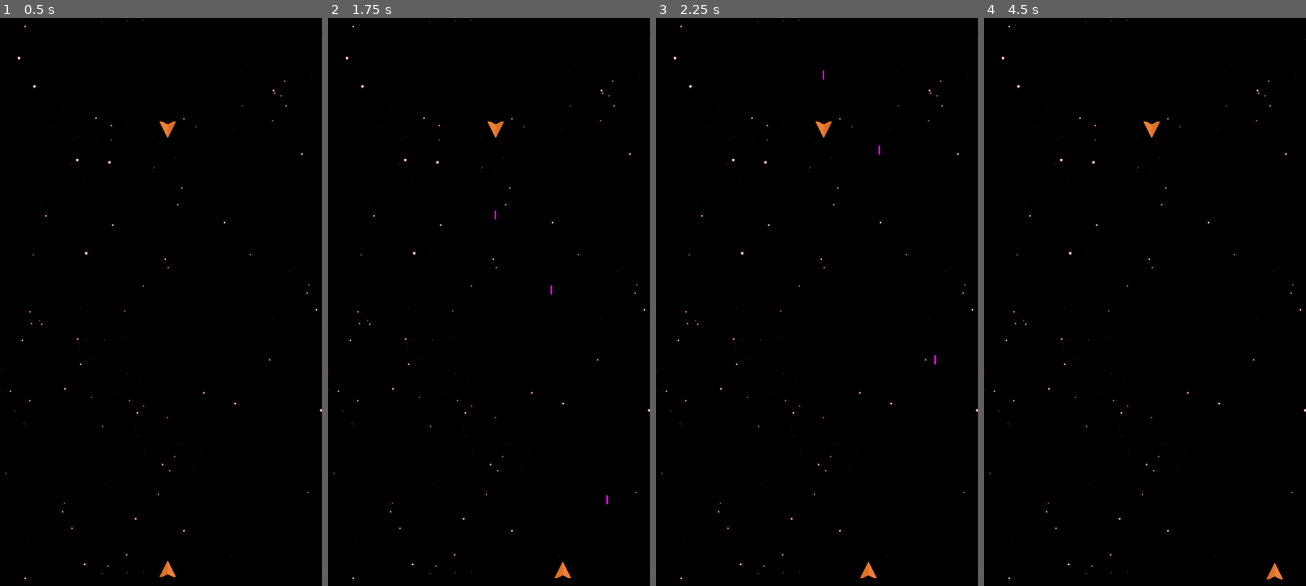
Above: before the commit, frames 1-4 (left to right).
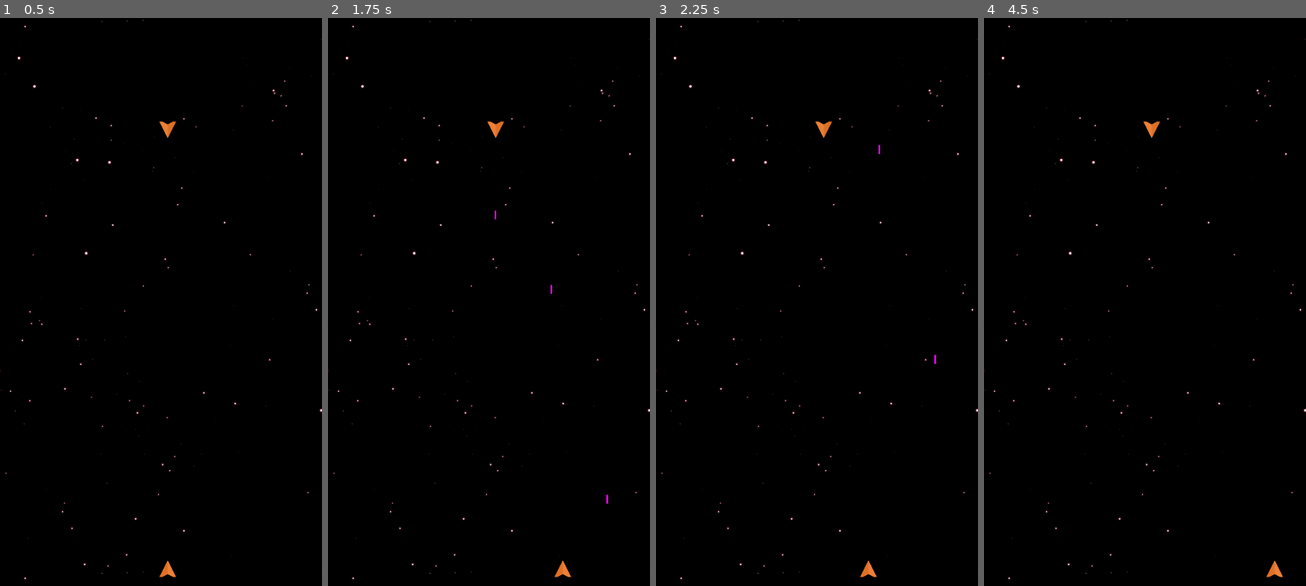
Above: after the commit, the same moments.

Repository: alpanka/SpaceShooter
Game: Godot game, scene res://scenes/main.tscn
Two runs of this game, one before a commit and one after it. Both use one fixed random seed, a clock stepped at 60 frames per second and the inputs below.
Inputs:
- Up to frame 1 (0.5 s): no input
- Up to frame 2 (1.75 s): tap Enter (ui_accept) at 0.5, 0.77, 1.52 s; hold Right (ui_right) 0.53-1.28 s; hold Left (ui_left) from 1.28 s (still down)
- Up to frame 3 (2.25 s): release Left (ui_left) at 2.03 s; hold Right (ui_right) from 2.03 s (still down)
- Up to frame 4 (4.5 s): tap Enter (ui_accept) at 2.75, 3.02, 3.5, 3.77, 4.25 s; release Right (ui_right) at 3.53 s; hold Left (ui_left) from 3.53 s (still down)

Frame 1 is identical in both runs. In frame 2, less than 0.1% of the frame differs, in the area x 69-88%, y 46-99%; in frame 3, less than 0.1%; in frame 4, less than 0.1%, in the area x 87-93%, y 95-99%.

Commit message:
Hitbox and Hurtbox
Turned auto collision shape set off. Adjust shapes individually.

Diff:
--- a/modules/components/health_component.gd
+++ b/modules/components/health_component.gd
@@ -3,7 +3,7 @@
 
 signal damage_received(health: int, damage: int)
 
-@export var auto_define_collision: bool = true
+@export var auto_define_collision: bool = false
 @onready var hurtbox_area: CollisionShape2D = $HurtboxArea
 
 var actor: CharacterBody2D
@@ -13,6 +13,16 @@
 
 func _ready() -> void:
 	_initialize_component()
+
+
+## Apply damage on health.
+func take_damage(damage_amount: int) -> void:
+	health_current = max(health_current - damage_amount, 0)
+	damage_received.emit(health_current, damage_amount)
+
+	## Die when health 0
+	if health_current == 0:
+		_actor_death()
 
 
 ## Initial setup
@@ -54,7 +64,7 @@
 	hurtbox_area.global_position = actor_collision_area.global_position
 
 
-func take_damage(damage_amount: int) -> void:
-	health_current = min(health_current - damage_amount, 0)
-	damage_received.emit(health_current, damage_amount)
-	print(self, " ", damage_amount)
+## Handle actor death
+func _actor_death() -> void:
+	print(actor, " Died!")
+	actor.queue_free()
--- a/modules/components/hitbox_component.gd
+++ b/modules/components/hitbox_component.gd
@@ -1,7 +1,7 @@
 class_name HitboxComponent
 extends Area2D
 
-@export var auto_define_collision: bool = true
+@export var auto_define_collision: bool = false
 
 @onready var hitbox_area: CollisionShape2D = $HitboxArea
 
@@ -68,3 +68,10 @@
 
 	area = area as HealthComponent
 	area.take_damage(damage_amount)
+
+	## Remove hitbox object
+	_remove_damaging_object()
+
+
+func _remove_damaging_object() -> void:
+	actor.queue_free()
--- a/scenes/enemies/enemy_base_scene.tscn
+++ b/scenes/enemies/enemy_base_scene.tscn
@@ -1,9 +1,12 @@
-[gd_scene load_steps=6 format=3 uid="uid://dbwbnj5eoagvd"]
+[gd_scene load_steps=7 format=3 uid="uid://dbwbnj5eoagvd"]
 
 [ext_resource type="Script" path="res://scenes/enemies/enemy_base_scene.gd" id="1_4hgk7"]
 [ext_resource type="Texture2D" uid="uid://d1pauytmy1kcg" path="res://assets/ship_orange.png" id="1_23q1s"]
 [ext_resource type="Resource" uid="uid://s1ccu12ljnin" path="res://resources/enemies/enemy_basic.tres" id="2_btx6d"]
 [ext_resource type="PackedScene" uid="uid://bgx5fsmnrhrmt" path="res://modules/components/health_component.tscn" id="3_dibjr"]
+
+[sub_resource type="RectangleShape2D" id="RectangleShape2D_umevs"]
+size = Vector2(34, 36)
 
 [sub_resource type="RectangleShape2D" id="RectangleShape2D_hqc3a"]
 size = Vector2(28, 32)
@@ -22,8 +25,13 @@
 
 [node name="HealthComponent" parent="Modules" instance=ExtResource("3_dibjr")]
 
+[node name="HurtboxArea" parent="Modules/HealthComponent" index="0"]
+shape = SubResource("RectangleShape2D_umevs")
+
 [node name="CollisionShape2D" type="CollisionShape2D" parent="."]
 shape = SubResource("RectangleShape2D_hqc3a")
 
 [node name="Sprite2D" type="Sprite2D" parent="."]
 texture = ExtResource("1_23q1s")
+
+[editable path="Modules/HealthComponent"]
--- a/scenes/projectiles/projectile_base_scene.tscn
+++ b/scenes/projectiles/projectile_base_scene.tscn
@@ -1,15 +1,18 @@
-[gd_scene load_steps=6 format=3 uid="uid://ch7wxlolaycf7"]
+[gd_scene load_steps=7 format=3 uid="uid://ch7wxlolaycf7"]
 
 [ext_resource type="Script" path="res://scenes/projectiles/projectile_base_scene.gd" id="1_0p115"]
 [ext_resource type="Resource" uid="uid://1unexrjr3d5o" path="res://resources/projectiles/projectile_basic.tres" id="2_c062v"]
 [ext_resource type="PackedScene" uid="uid://dudcrip8j1ok8" path="res://modules/components/hitbox_component.tscn" id="3_dmc3y"]
 
-[sub_resource type="CapsuleShape2D" id="CapsuleShape2D_8wiqm"]
-radius = 2.0
-height = 17.0
+[sub_resource type="RectangleShape2D" id="RectangleShape2D_cad6a"]
+size = Vector2(4, 16)
 
 [sub_resource type="PlaceholderTexture2D" id="PlaceholderTexture2D_2x8qr"]
 size = Vector2(3, 16)
+
+[sub_resource type="CapsuleShape2D" id="CapsuleShape2D_aew8s"]
+radius = 3.0
+height = 22.0
 
 [node name="ProjectileBaseScene" type="CharacterBody2D"]
 collision_layer = 16
@@ -23,7 +26,7 @@
 
 [node name="CollisionShape2D" type="CollisionShape2D" parent="."]
 position = Vector2(0, -8)
-shape = SubResource("CapsuleShape2D_8wiqm")
+shape = SubResource("RectangleShape2D_cad6a")
 
 [node name="Sprite2D" type="Sprite2D" parent="."]
 position = Vector2(0, -8)
@@ -32,3 +35,9 @@
 [node name="Modules" type="Node2D" parent="."]
 
 [node name="HitboxComponent" parent="Modules" instance=ExtResource("3_dmc3y")]
+
+[node name="HitboxArea" parent="Modules/HitboxComponent" index="0"]
+position = Vector2(0, -8)
+shape = SubResource("CapsuleShape2D_aew8s")
+
+[editable path="Modules/HitboxComponent"]
